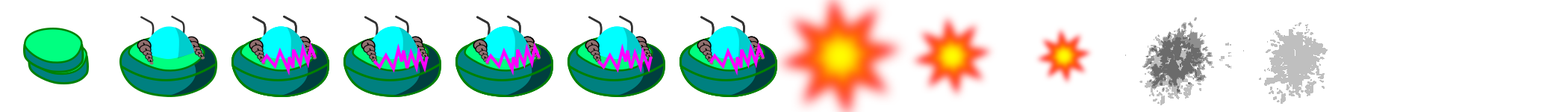
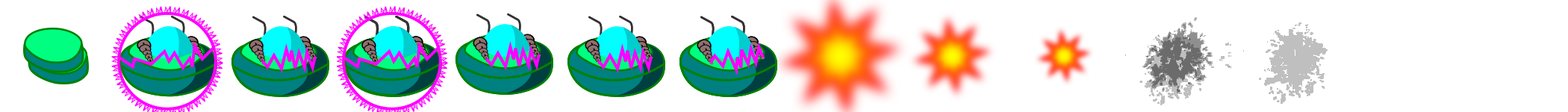
Two versions of the same layered image (1568 x 112). Layer-by-layer changes:
moved "Livello incollato #11" above "Livello incollato #10", painted on it over (343, 15, 442, 98)
moved "Livello incollato #10" above "Livello incollato circle #10", painted on it over (231, 5, 448, 112)
added layer "Livello incollato circle #10" above "Livello incollato #16" over (111, 5, 224, 112)
hid "Livello incollato #9", moved it above "Livello incollato #21", painted on it over (119, 14, 554, 101)
added layer "Livello incollato #21" above "Livello incollato #20" over (455, 13, 554, 95)
added layer "Livello incollato #20" above "Livello incollato #19" over (343, 15, 442, 98)
added layer "Livello incollato #19" above "Livello incollato #14" over (231, 15, 330, 98)
hid "Livello incollato #13" over (455, 15, 554, 98)
